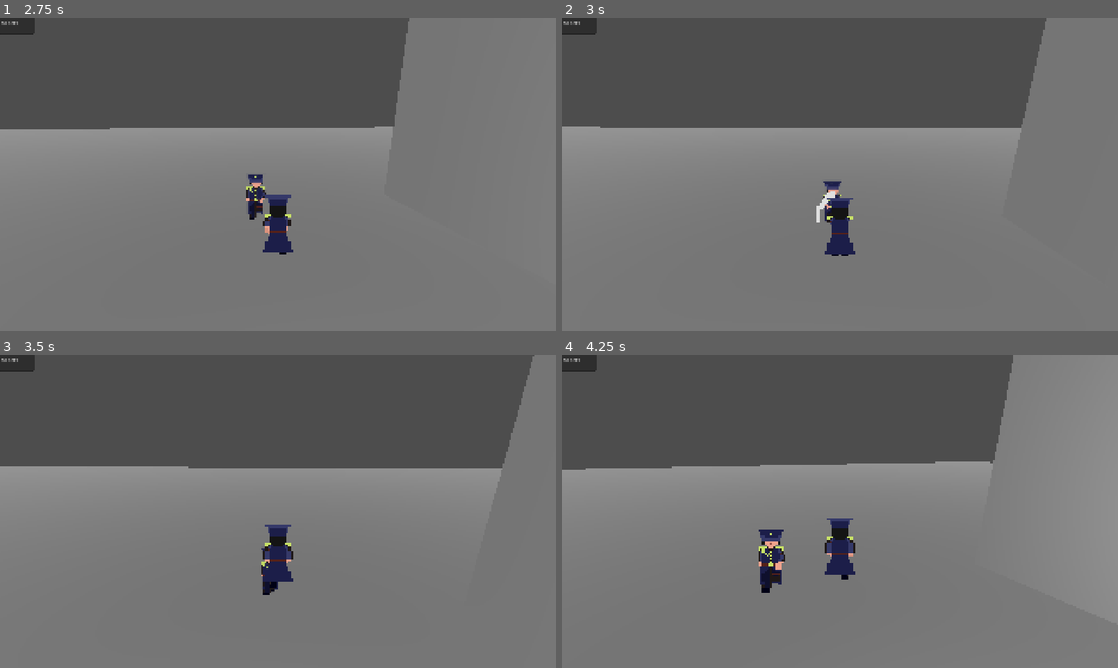
Above: before the commit, frames 1-4 (two rows, left to right).
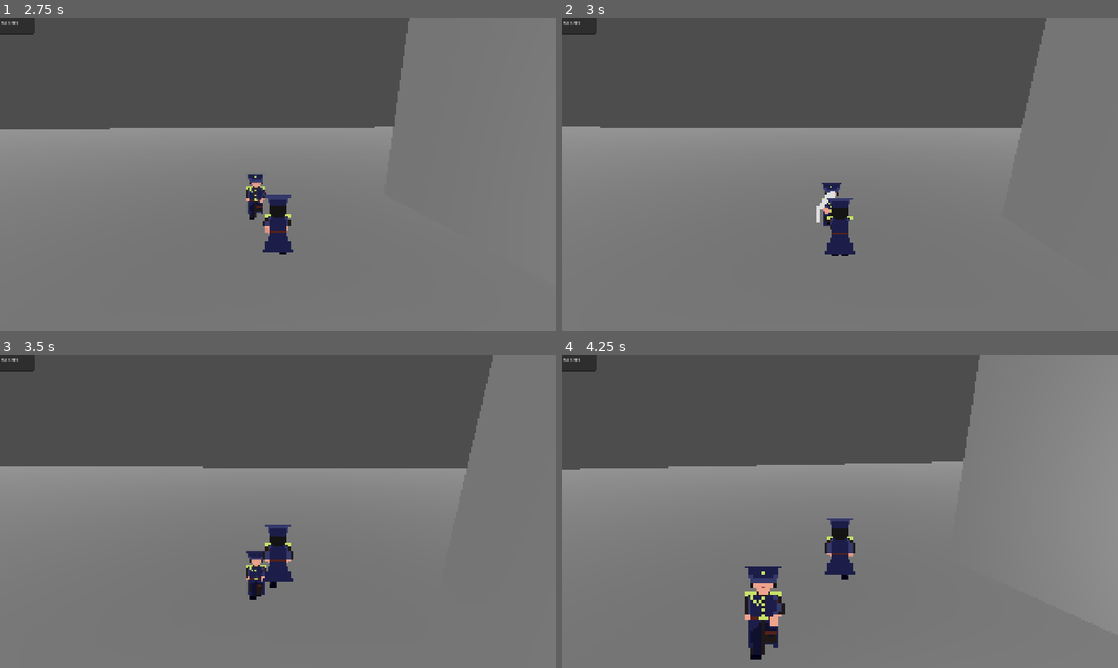
Above: after the commit, the same moments.

Repository: zenrythebard/dinamik_21_gamejam
Game: Godot game, scene res://test_assets/test_3d.tscn
The game is run twice, just before and just after one commit, with the same random seed, the same clock (stepped at 60 frames per second) and the same inputs. This scene is started directly instead of the project's main scene.
Inputs (mouse positions are in pixels of both pictures, inside the frame that each line leads up to):
- Up to frame 1 (2.75 s): tap Enter (ui_accept) at 0.5, 0.77, 1.52 s; move the mouse to (305, 174) at 0.52 s; hold W (walk_forward) from 0.53 s (still down); click (305, 174) at 0.6 s; move the mouse to (250, 174) at 1.27 s; tap Shift (dash) at 1.35 s; move the mouse to (289, 168) at 2.02 s; click (289, 168) at 2.1 s
- Up to frame 2 (3 s): keep holding W (walk_forward); move the mouse to (834, 180) at 2.77 s; tap Shift (dash) at 2.85 s
- Up to frame 3 (3.5 s): keep holding W (walk_forward); tap Enter (ui_accept) at 3.02 s
- Up to frame 4 (4.25 s): keep holding W (walk_forward); move the mouse to (878, 514) at 3.52 s; click (878, 514) at 3.6 s; tap Enter (ui_accept) at 3.77 s

Frame 1 is identical in both runs. In frame 2, 0.2% of the frame differs, in the area x 46-51%, y 52-68%; in frame 3, 3.2%; in frame 4, 4.1%, in the area x 3-82%, y 0-98%.

Commit message:
hover 1

Diff:
--- a/test_assets/ninja.gd
+++ b/test_assets/ninja.gd
@@ -60,14 +60,13 @@
 func hover_behaviour():
 	await get_tree().create_timer(0.1).timeout
 	if player_position_relative_x == "east" :
-		velocity -= Vector3(2,0,0)
+		velocity -= Vector3(1,0,0)
 	if player_position_relative_x == "west" :
-		velocity = Vector3(-2,0,0)
+		velocity = Vector3(-1,0,0)
 	if player_position_relative_z == "south" :
-		velocity = Vector3(0,0,-2)
+		velocity = Vector3(0,0,-1)
 	if player_position_relative_z == "north" :
-		velocity = Vector3(0,0,2)
-	return
+		velocity = Vector3(0,0,1)
 
 
 func idle_behaviour():
